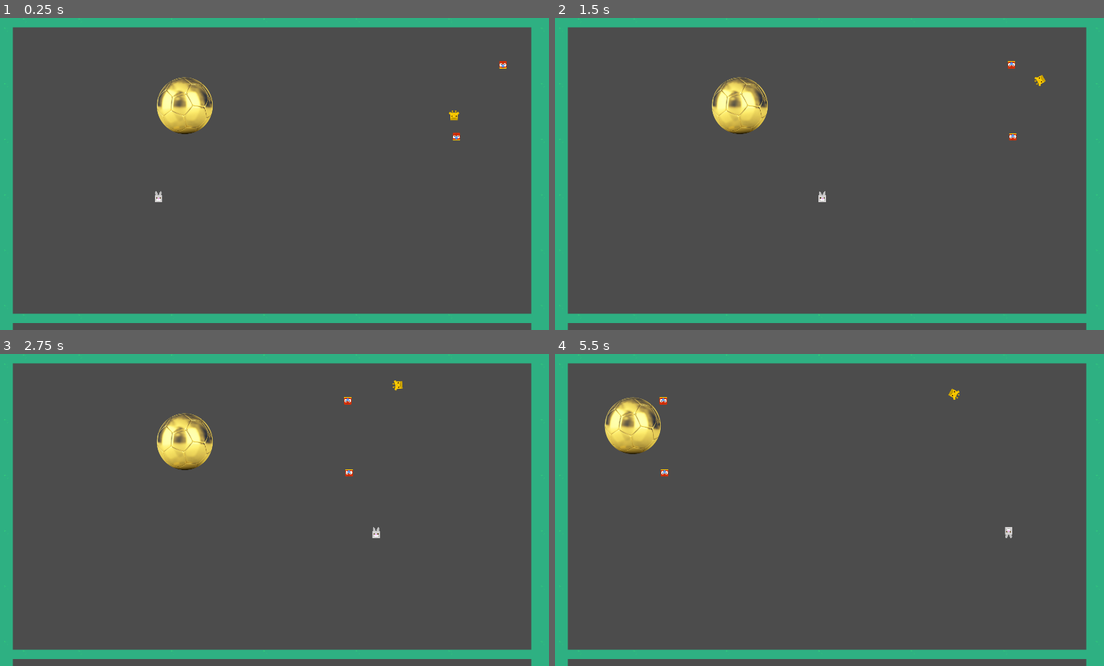
Above: before the commit, frames 1-4 (two rows, left to right).
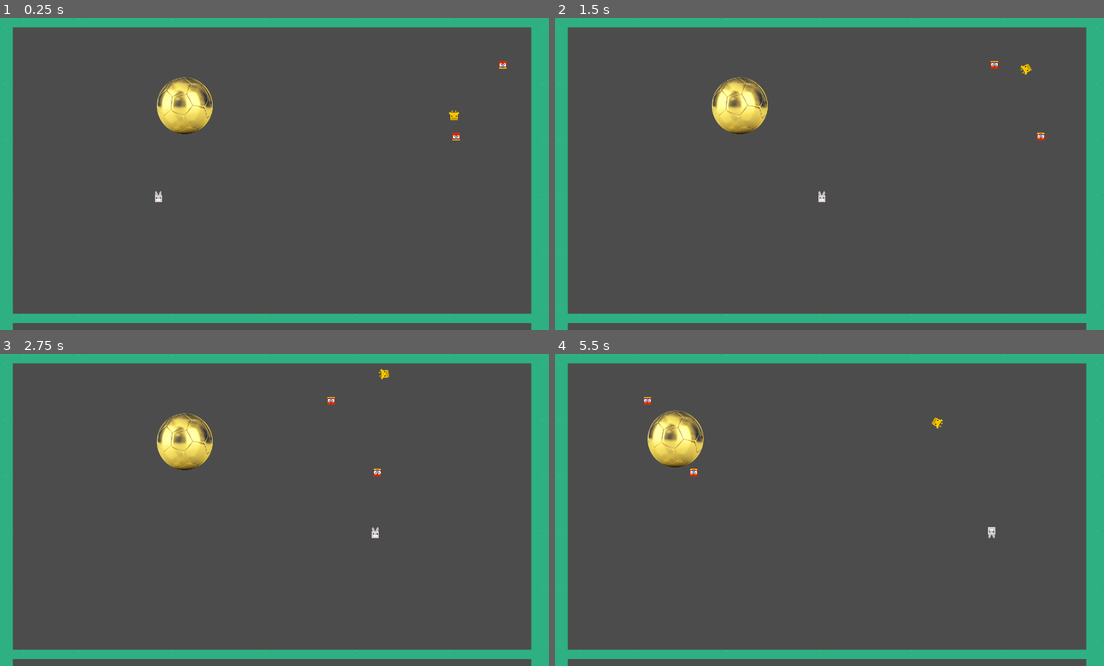
Above: after the commit, the same moments.

Repository: Omegapoint/probable-adventure
Game: Godot game, scene res://main.tscn
The game is run twice, just before and just after one commit, with the same random seed, the same clock (stepped at 60 frames per second) and the same inputs.
Inputs:
- Up to frame 1 (0.25 s): no input
- Up to frame 2 (1.5 s): hold D (moveRight_D) 0.53-1.28 s; hold A (moveLeft_A) from 1.28 s (still down)
- Up to frame 3 (2.75 s): release A (moveLeft_A) at 2.03 s; hold D (moveRight_D) from 2.03 s (still down)
- Up to frame 4 (5.5 s): release D (moveRight_D) at 2.78 s; hold J (moveUp_J) 2.78-3.53 s; hold A (moveLeft_A) from 3.53 s (still down)

The runs differ from the first frame. In frame 1, less than 0.1% of the frame differs, in the area x 28-93%, y 13-58%; in frame 2, 0.2%; in frame 3, 0.2%; in frame 4, 3.0%, in the area x 8-84%, y 11-60%.

Commit message:
fixed bounce bug

Diff:
--- a/Player.gd
+++ b/Player.gd
@@ -51,12 +51,6 @@
 	velocity.x += 1 * forward_face_direction.x
 	velocity.y += 1 * forward_face_direction.y
 
-	var collide = move_and_collide(velocity * delta)
-	if collide:
-		velocity.x = velocity.x * (-1)
-		velocity.y = velocity.y * (-1)
-		rotation = (rotation) + (PI)
-		isBounce = true
 
 	if !isBounce:
 		if Input.is_action_pressed(moveRight):
@@ -68,15 +62,6 @@
 		if Input.is_action_pressed(moveUp):
 			$ShootArea.disabled = false
 
-		# Animation
-		if velocity.length() > 0:
-			velocity = velocity.normalized() * speed
-			$AnimatedSprite.play()
-		else:
-			$AnimatedSprite.stop()
-
-		position += velocity * delta
-
 	else:
 		if bounceCounter > 10:
 			isBounce = false
@@ -84,5 +69,17 @@
 		else:
 			bounceCounter += 1
 
-		# Set new position
-		position += velocity * delta
+
+	# Animation
+	if velocity.length() > 0:
+		velocity = velocity.normalized() * speed
+		$AnimatedSprite.play()
+	else:
+		$AnimatedSprite.stop()
+
+	var collide = move_and_collide(velocity * delta)
+	if collide:
+		velocity.x = velocity.x * (-1)
+		velocity.y = velocity.y * (-1)
+		rotation = (rotation) + (PI)
+		isBounce = true
